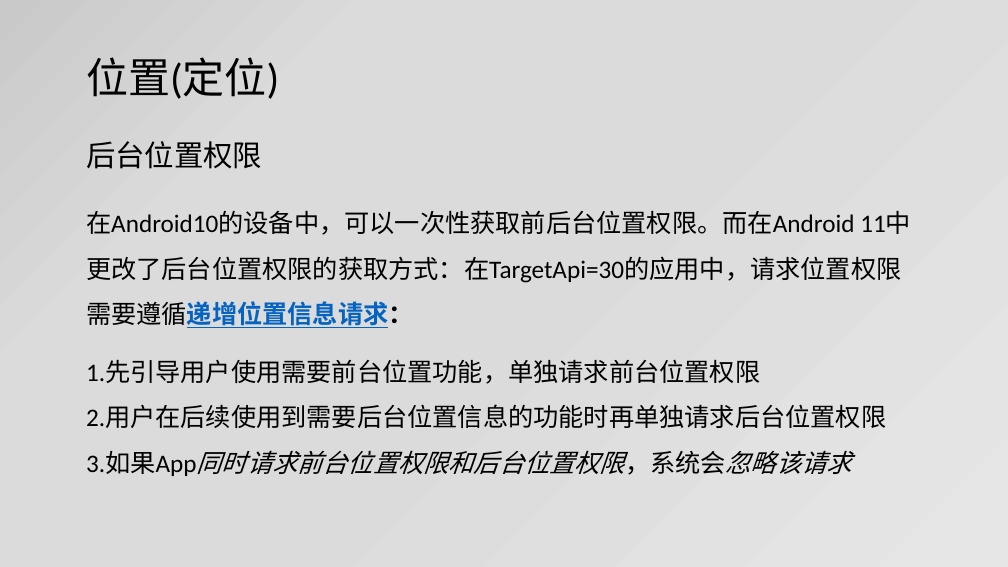
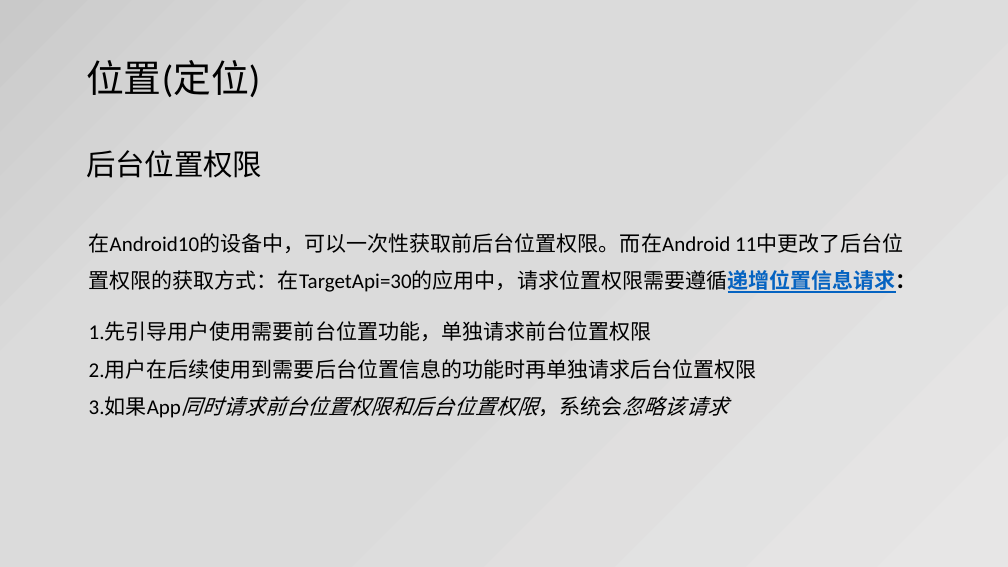
Before and after one commit to jianjunxiao/Adaptation, a slide deck: slide 17 of Android10、11适配.pptx. Drawn at 1008x567 pixels with LibreOffice and Linux fonts; fonts in the diff are those of the drawing. Boxes give left, top, right and bottom in pixels: in the first picture for what was removed or moved away, otherwise in the second. Text is boxed around its words. In the diff, an @@ line names an element or a change of style, - is before the commit and + after.

```diff
--- a/Android10、11适配.pptx
+++ b/Android10、11适配.pptx
@@ title "位置(定位)" at [86,60,260,97]: size 40 to 36 pt @@
@@ text "后台位置权限": place and size @@
-text "后台位置权限" at [86,141,262,169]
+text "后台位置权限" at [86,150,262,178]
@@ text "在Android10的设备中，可以一次性获取前后台位置权限。而在Android 11中更改了后台位置权限的获取方式：在T ...": place and size @@
-text "在Android10的设备中，可以一次性获取前后台位置权限。而在Android 11中更改了后台位置权限的获取方式：在T ..." at [86,211,901,476]
+text "在Android10的设备中，可以一次性获取前后台位置权限。而在Android 11中更改了后台位置权限的获取方式：在T ..." at [89,233,917,418]
@@ text "在Android10的设备中，可以一次性获取前后台位置权限。而在Android 11中更改了后台位置权限的获取方式：在T ..." at [89,233,917,418]: size 24 to 20 pt @@
```
Also in this commit, not shown: 25 other slides changed, 4 slides added, 7 other files.
